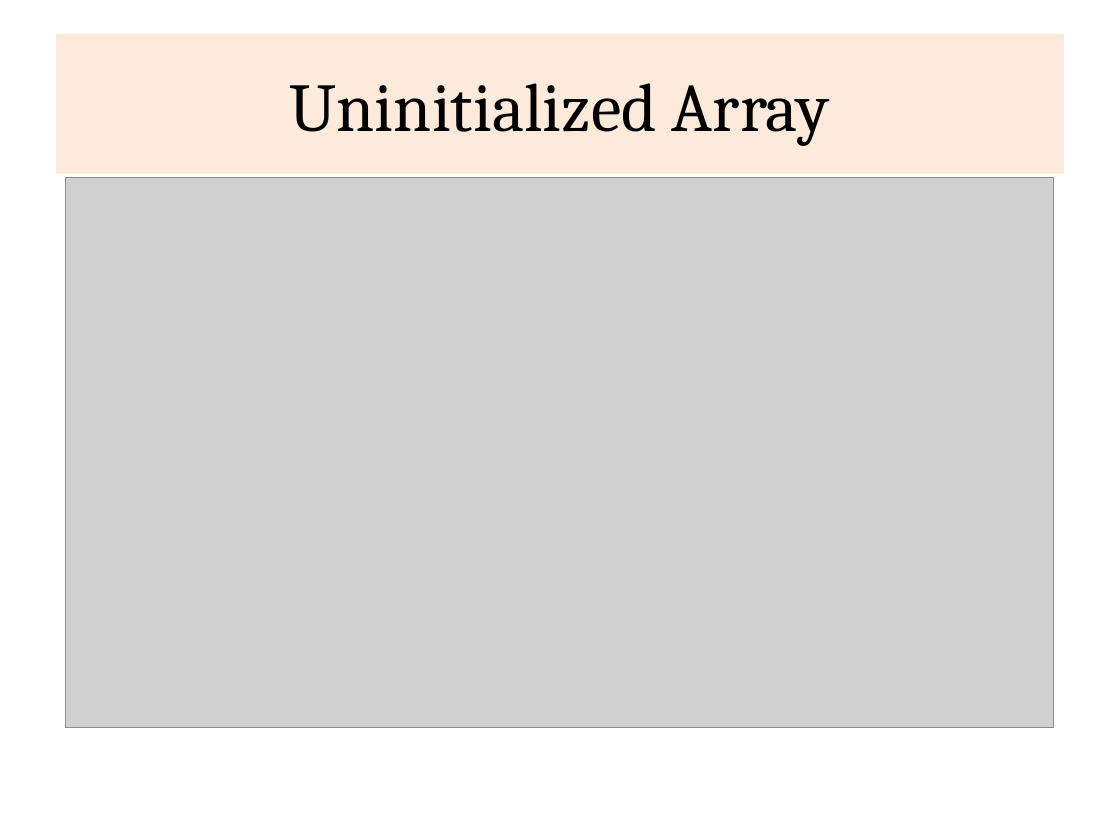
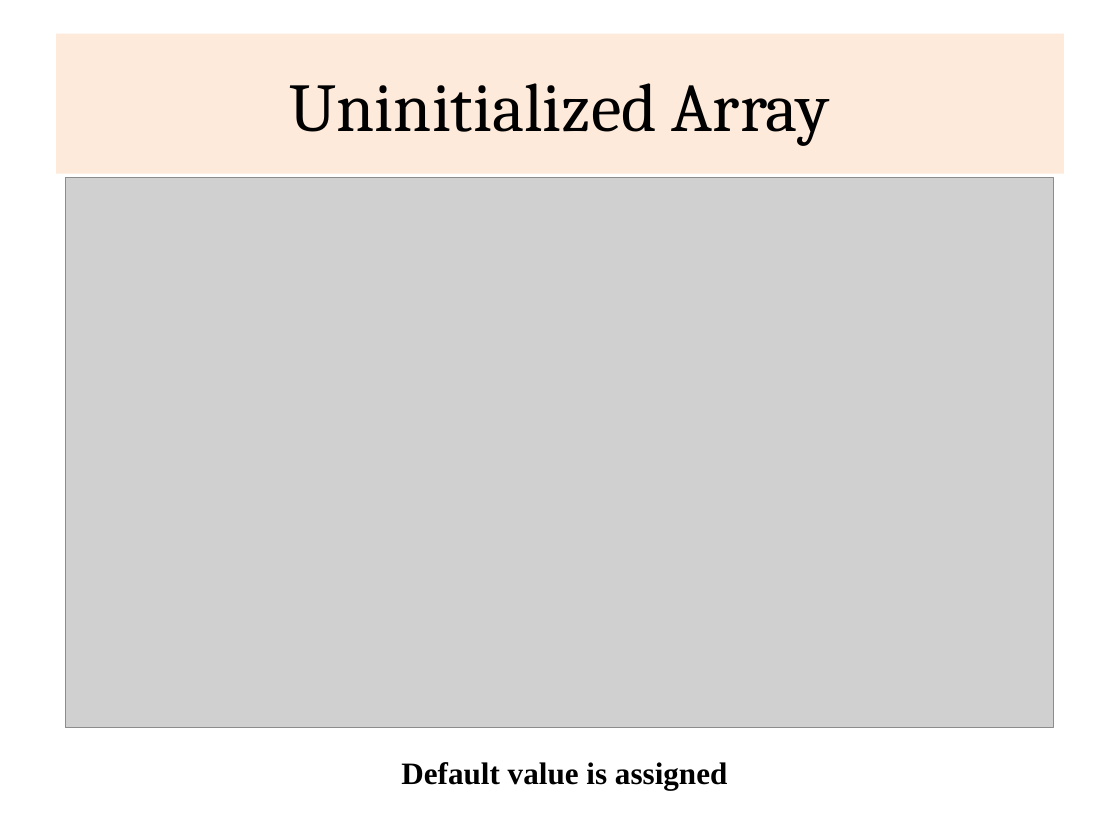
Before and after one commit to rajasekaran36/CS8392-OOPS, a slide deck: slide 7 of Presentations/Unit 1/CS8392-U1-13-Arrays.pptx. Drawn at 1120x840 pixels with LibreOffice and Linux fonts; fonts in the diff are those of the drawing; grey boxes stand for pictures. Boxes give left, top, right and bottom in pixels: in the first picture for what was removed or moved away, otherwise in the second. Text is boxed around its words. In the diff, an @@ line names an element or a change of style, - is before the commit and + after.

Commit message:
Last Update 01-07-2019 10:15:07.11

```diff
--- a/Presentations/Unit 1/CS8392-U1-13-Arrays.pptx
+++ b/Presentations/Unit 1/CS8392-U1-13-Arrays.pptx
@@ text added at (401,762,727,790), 20 pt, text #000000, bold @@
+Default value is assigned
```
Also in this commit, not shown: 4 slides added.
